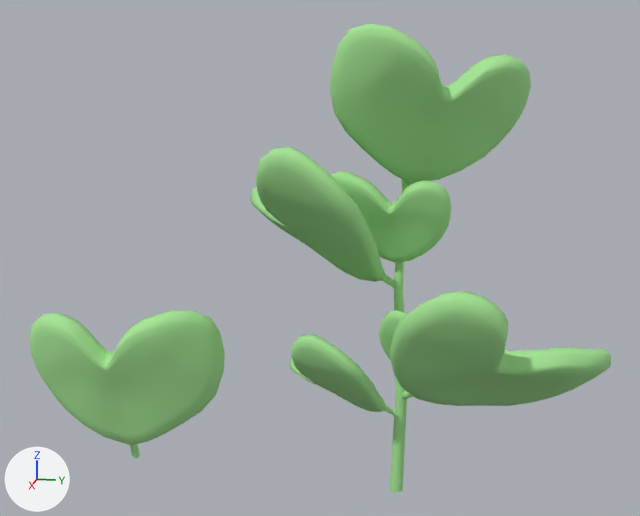
The FBX model Pupu-Peli/Assets/0. Sandbox/Niina Biina/fbx/herb_leaves_01.fbx as it was, and as the next commit left it.
Rendered twice from a 50 mm lens placed at (1.009, 0.105, 0.542), pointed at (0.02, -0.093, 0.295). Lighting does not change. The marker at lower left points along +X, +Y and +Z. Where no turn or scale is listed for an object, it has been applied to the vertices.

The older version as bpy lines, for what is in view:
```python
me_mesh = bpy.data.meshes.new('Mesh')
me_mesh.from_pydata(...)  # 383 vertices, 380 faces; spans x -0.026..0.047, y -0.127..0.127, z -0.112..0.109
me_mesh.materials.append(mat_aiss_leaf_01)  # green #a8e797
me_mesh_001 = bpy.data.meshes.new('Mesh.001')
me_mesh_001.from_pydata(...)  # 2787 vertices, 2716 faces; spans x -0.118..0.118, y -0.218..0.218, z -0.28..0.28
me_mesh_001.materials.append(mat_aiss_leaf_01)  # green #a8e797
ob_herb_leaf_01 = bpy.data.objects.new('herb_leaf_01', me_mesh)
ob_herb_leaf_01.location = (0.021, -0.34, 0.119)
ob_herb_plant_leaf_01 = bpy.data.objects.new('herb_plant_leaf_01', me_mesh_001)
ob_herb_plant_leaf_01.location = (0.028, 0.024, 0.278)
```
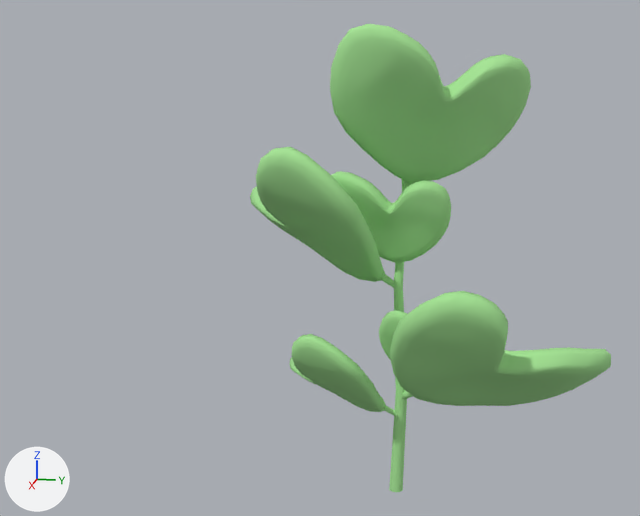
Edits to the bpy script that builds the scene:
```text
Remove ob_herb_leaf_01:
    ob_herb_leaf_01 = bpy.data.objects.new('herb_leaf_01', me_mesh)
    ob_herb_leaf_01.location = (0.021, -0.34, 0.119)
```

Location of each change, [x1, y1, x2, y2] in pixels of the pictures (640 x 516 px):
'herb_leaf_01', deleted (green): before [29, 310, 225, 458]
